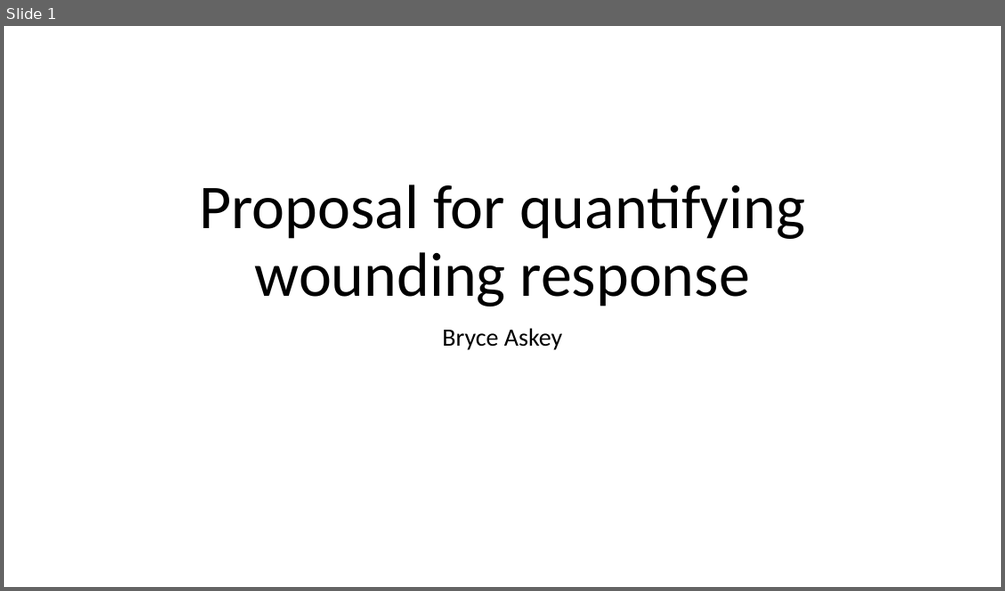
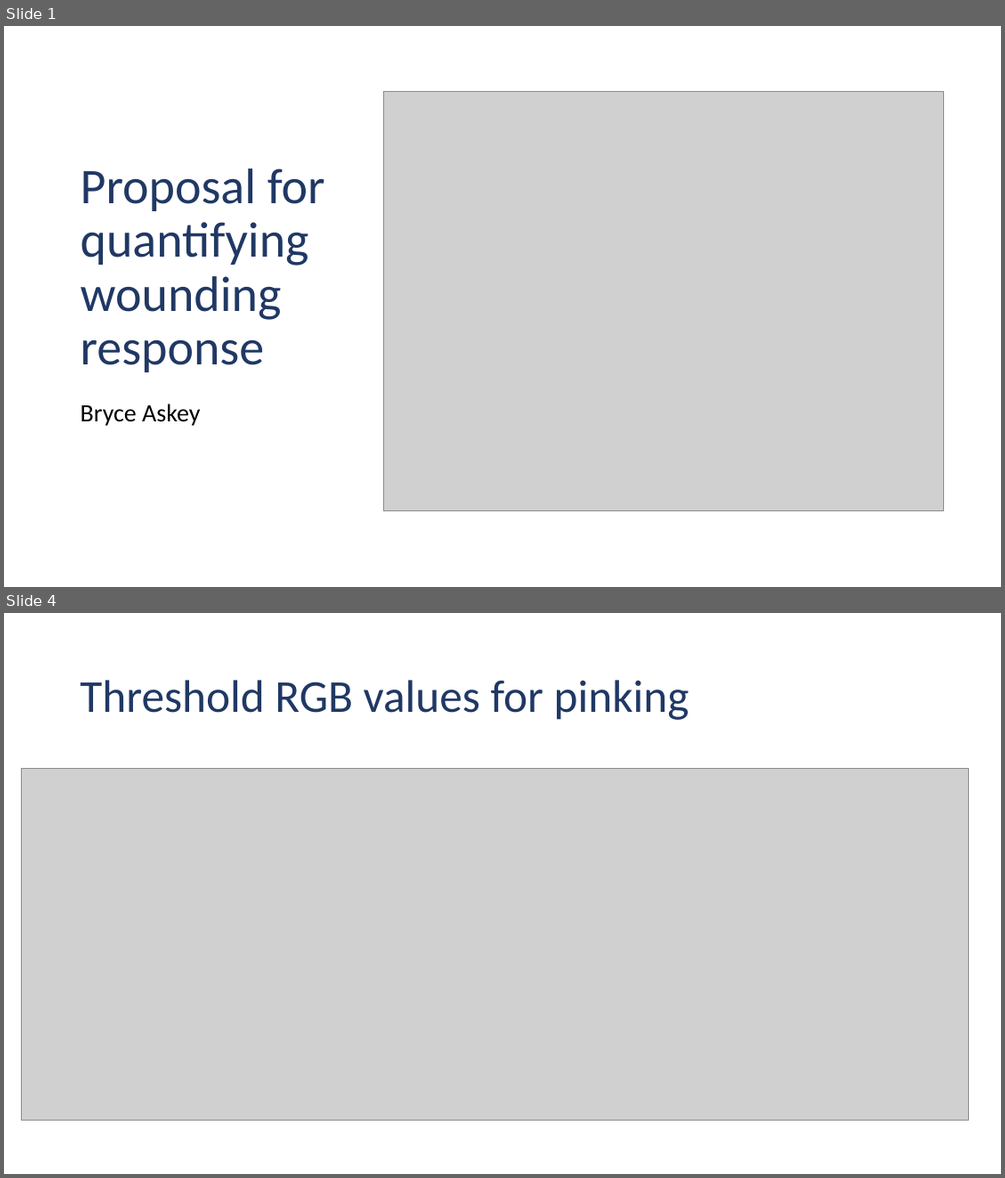
Before and after one commit to bryceaskey/woundingResponse, a slide deck: proposalOutline.pptx. Shown one above the other, each under a label of ours: slide 1 before the commit, slides 1 and 4 after it; the slides between them are not shown. The pictures are 1005x591 and 1005x1178 pixels, drawn with LibreOffice and Linux fonts; fonts in the diff are those of the drawing; grey boxes stand for pictures. Boxes give left, top, right and bottom in pixels: in the first picture for what was removed or moved away, otherwise in the second. Text is boxed around its words. In the diff, an @@ line names an element or a change of style, - is before the commit and + after.

Commit message:
Developed proposal for quantification method

```diff
--- a/proposalOutline.pptx
+++ b/proposalOutline.pptx
@@ slide 4 added at <box>4,613,1001,1174</box>, background #FFFFFF @@
@@ title added at <box>80,680,689,720</box>, 44 pt, text #203864 @@
+Threshold RGB values for pinking
@@ picture added at <box>21,769,969,1121</box> @@
@@ slide 1 changed as well @@
@@ title "Proposal for quantifying wounding response": place and size @@
-title "Proposal for quantifying wounding response" at <box>199,184,805,306</box>
+title "Proposal for quantifying wounding response" at <box>81,168,325,372</box>
@@ title "Proposal for quantifying wounding response" at <box>81,168,325,372</box>: size 60 to 48 pt, text colour #000000 to #203864; alignment centre to left @@
@@ picture added at <box>383,91,944,511</box> @@
@@ subtitle "Bryce Askey": place and size @@
-subtitle "Bryce Askey" at <box>442,328,562,350</box>
+subtitle "Bryce Askey" at <box>81,403,200,426</box>
@@ subtitle "Bryce Askey" at <box>81,403,200,426</box>: alignment centre to left @@
```
Also in this commit, not shown: 7 other slides added, 1 slide removed, 18 other files.
